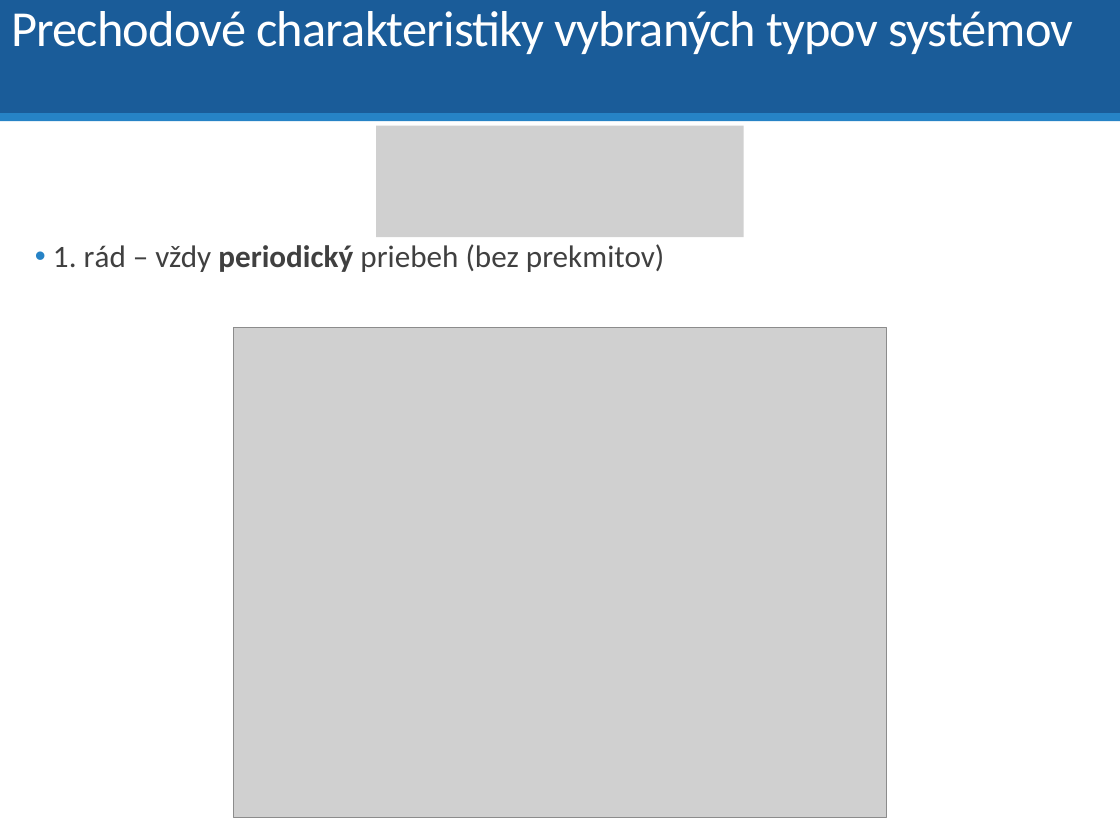
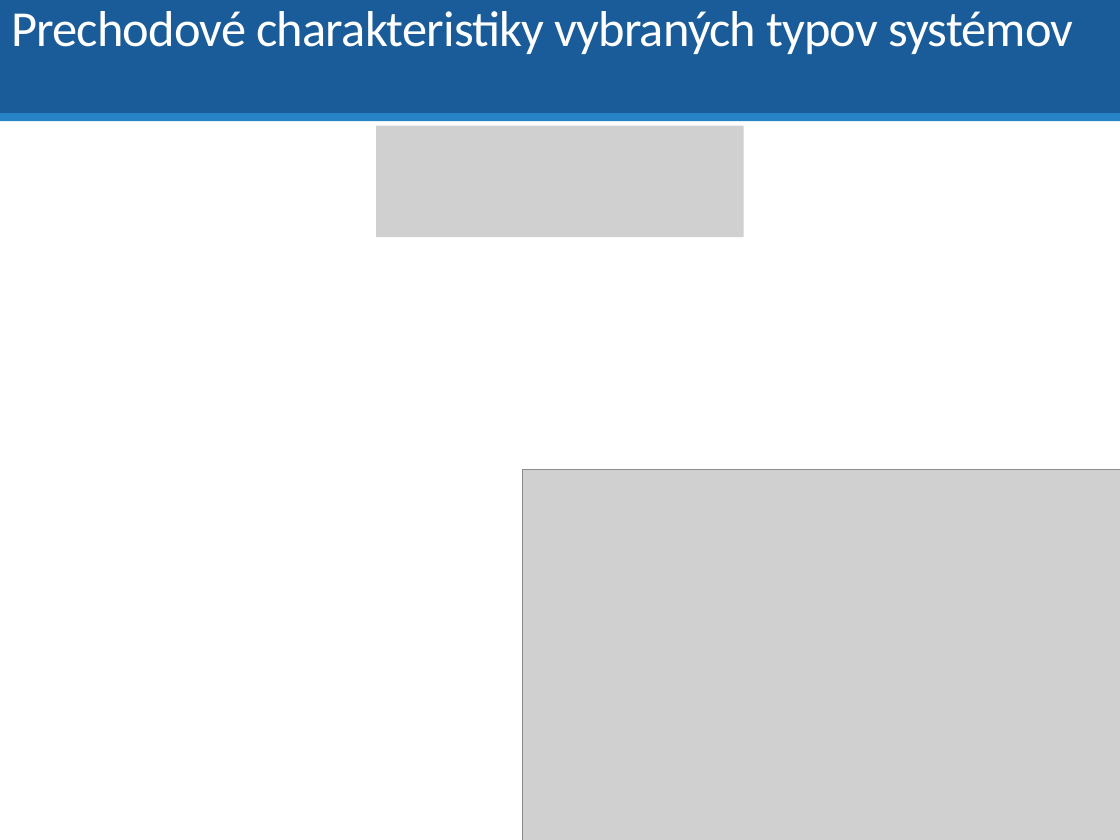
Before and after one commit to dodekm/TeamProjektKybernetika, a slide deck: slide 15 of Nove prednasky/P4 Vlastnosti prenosovych funkcii.pptx (slide 13 before the commit). Drawn at 1120x840 pixels with LibreOffice and Linux fonts; fonts in the diff are those of the drawing; grey boxes stand for pictures. Boxes give left, top, right and bottom in pixels: in the first picture for what was removed or moved away, otherwise in the second. Text is boxed around its words. In the diff, an @@ line names an element or a change of style, - is before the commit and + after.

```diff
--- a/Nove prednasky/P4 Vlastnosti prenosovych funkcii.pptx
+++ b/Nove prednasky/P4 Vlastnosti prenosovych funkcii.pptx
@@ text removed at (53, 244, 664, 272) @@
-• 1. rád – vždy periodický priebeh (bez prekmitov)
@@ picture: place and size @@
-picture at (233, 327, 886, 818)
+picture at (523, 469, 1120, 840)
```
Also in this commit, not shown: 12 other slides changed, 3 slides added, 1 other file.
